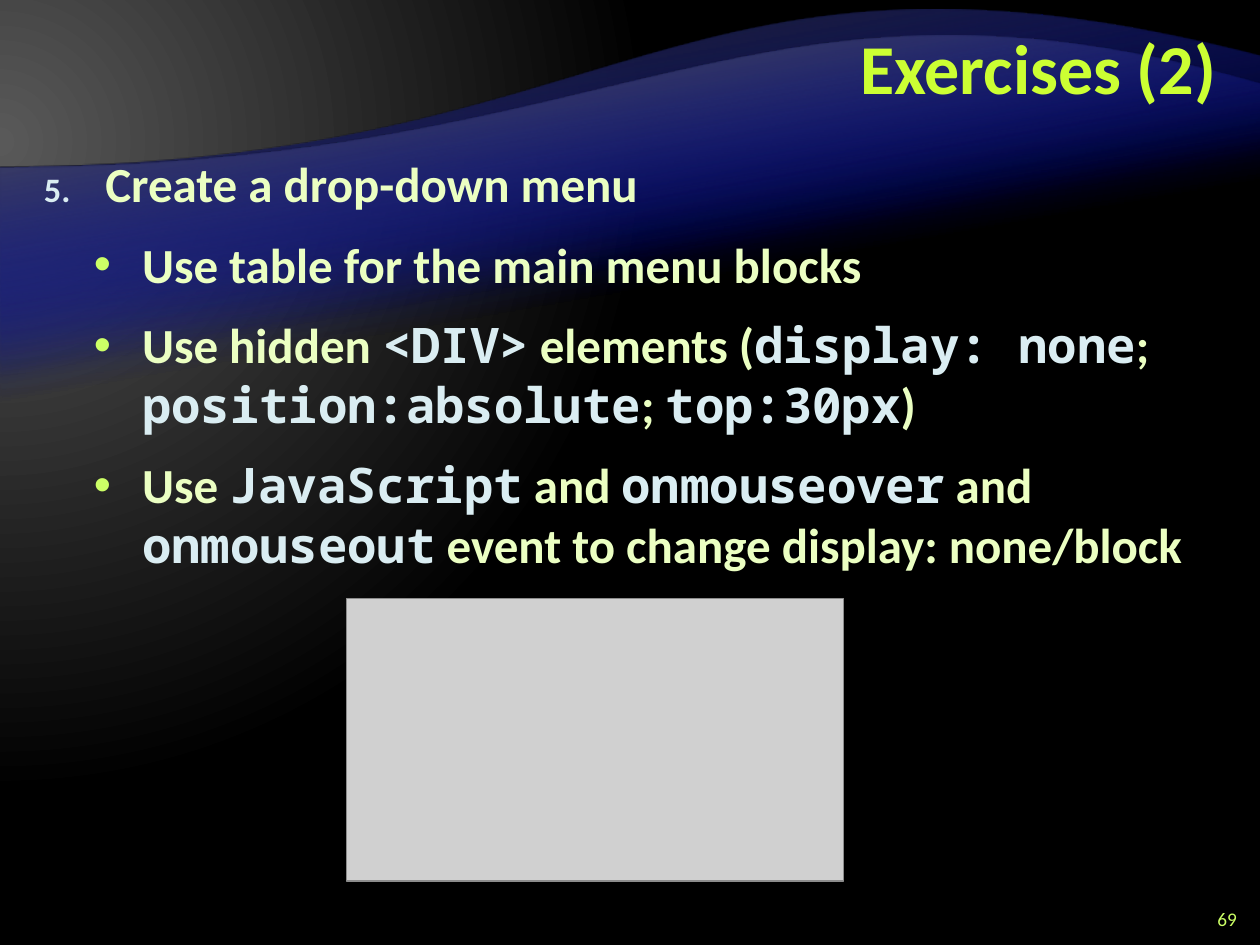
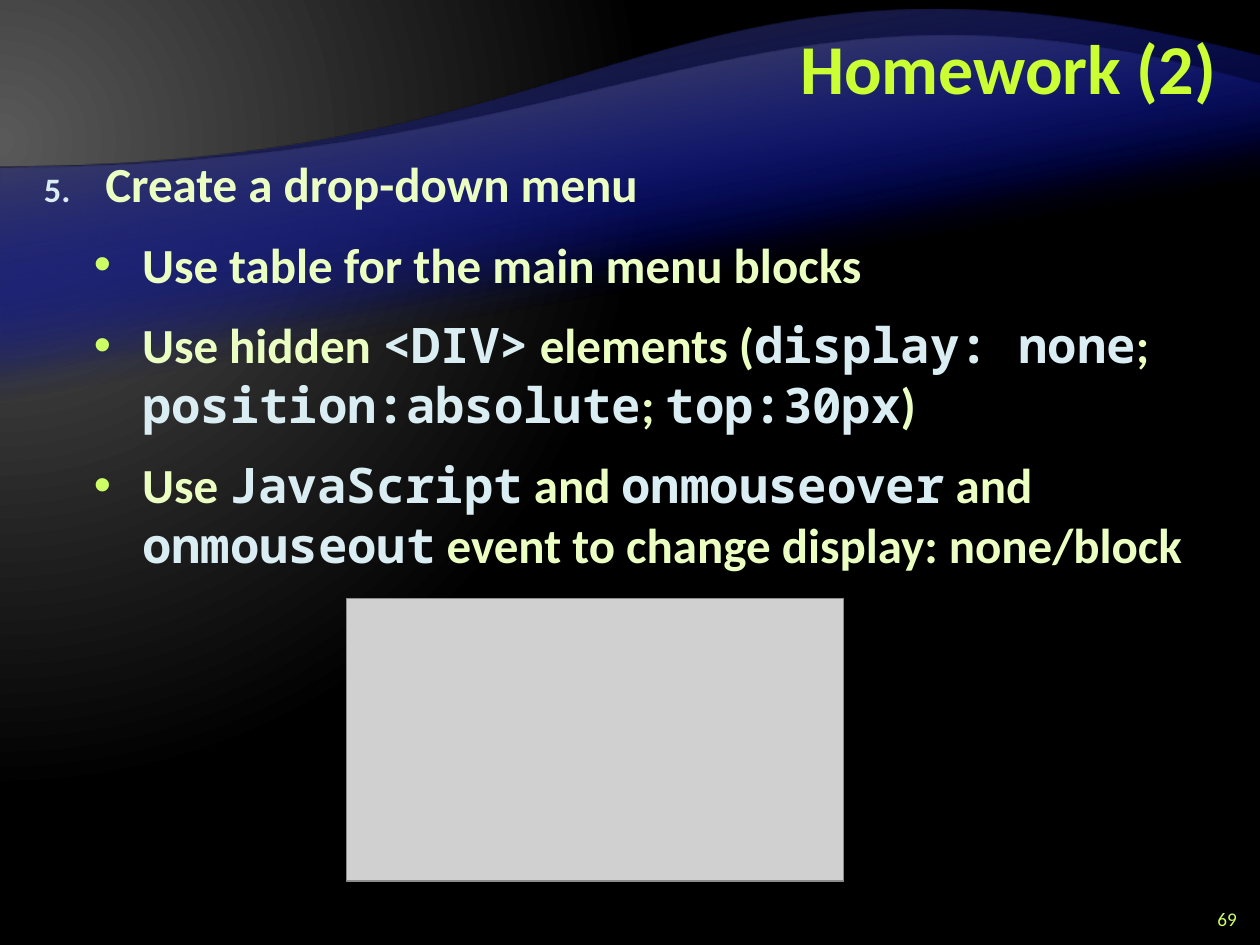
Before and after one commit to Lockheed01/aspnet-mvc-course, a slide deck: slide 69 of trunk/Lectures/9. JavaScript/JavaScript-Introduction.pptx. Drawn at 1260x945 pixels with LibreOffice and Linux fonts; fonts in the diff are those of the drawing; grey boxes stand for pictures; background and template pictures are left out. Boxes give left, top, right and bottom in pixels: in the first picture for what was removed or moved away, otherwise in the second. Text is boxed around its words. In the diff, an @@ line names an element or a change of style, - is before the commit and + after.

```diff
--- a/trunk/Lectures/9. JavaScript/JavaScript-Introduction.pptx
+++ b/trunk/Lectures/9. JavaScript/JavaScript-Introduction.pptx
@@ title at (800, 36, 1216, 105): text changed @@
-Exercises (2)
+Homework (2)
```
Also in this commit, not shown: 2 other slides changed, 6 other files.
